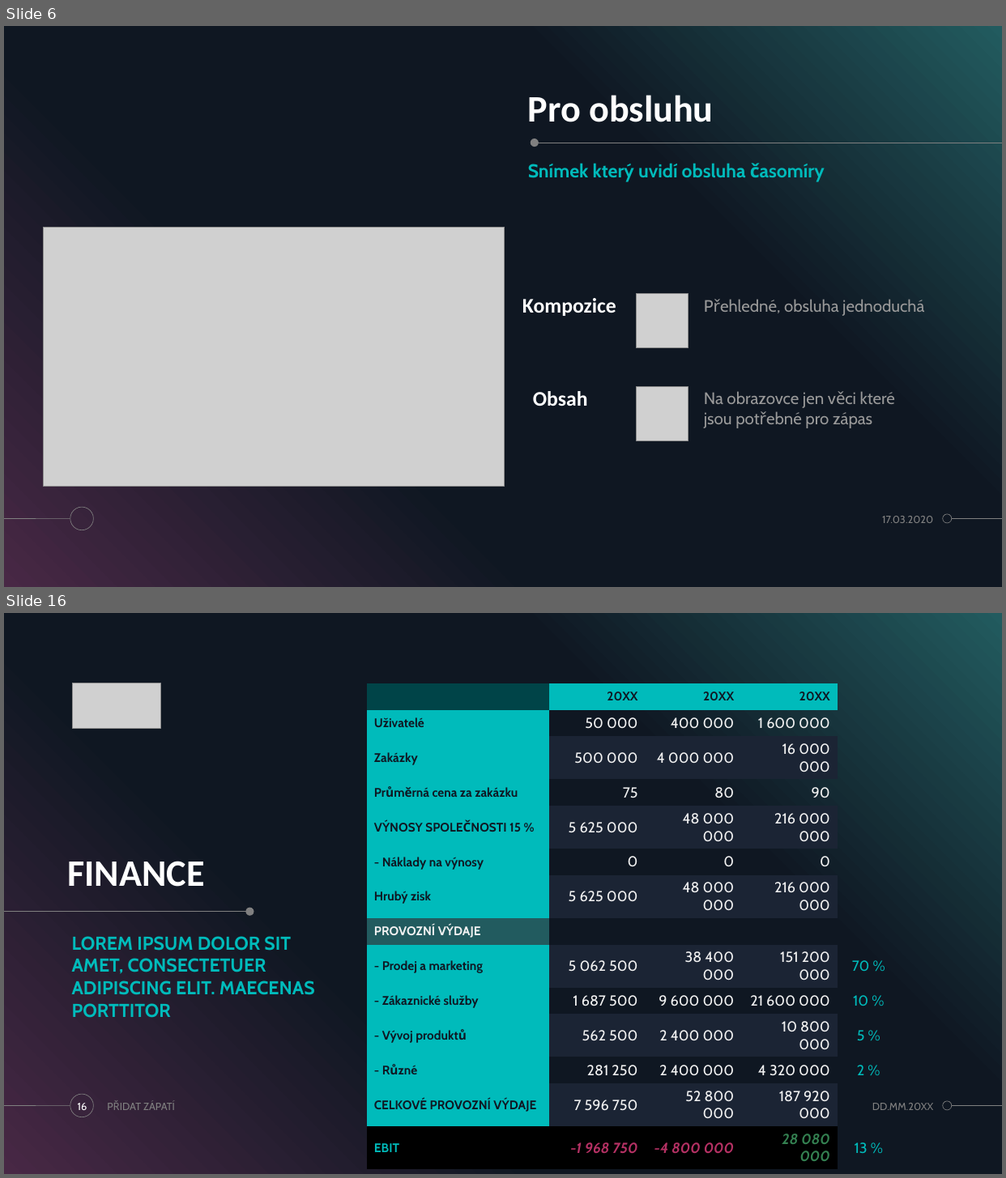
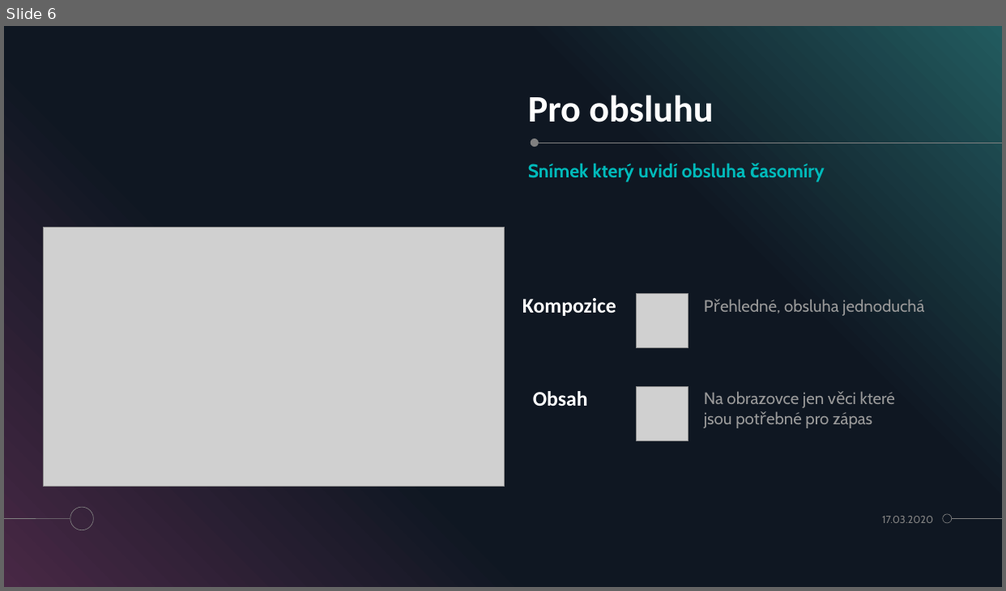
Before and after one commit to OpecenaPalacinka/UUR, a slide deck: Casomira/Prezentace casomiry.pptx. Shown one above the other, each under a label of ours: slides 6 and 16 before the commit, slide 6 after it; the slides between them are not shown. The pictures are 1006x1178 and 1006x591 pixels, drawn with LibreOffice and Linux fonts; fonts in the diff are those of the drawing; grey boxes stand for pictures. Boxes give left, top, right and bottom in pixels: in the first picture for what was removed or moved away, otherwise in the second. Text is boxed around its words. In the diff, an @@ line names an element or a change of style, - is before the commit and + after.

```diff
--- a/Casomira/Prezentace casomiry.pptx
+++ b/Casomira/Prezentace casomiry.pptx
@@ slide 16 removed at box(4, 613, 1002, 1174), background #000000; not listed: 5 template elements that a slide beside it also shows @@
@@ picture removed at box(72, 683, 160, 728) @@
@@ table removed at box(366, 683, 898, 1165), 14 rows, 5 columns @@
- | 20XX | 20XX | 20XX | 
-Uživatelé | 50 000 | 400 000 | 1 600 000 | 
-Zakázky | 500 000 | 4 000 000 | 16 000 000 | 
-Průměrná cena za zakázku | 75 | 80 | 90 | 
-VÝNOSY SPOLEČNOSTI 15 % | 5 625 000 | 48 000 000 | 216 000 000 | 
-- Náklady na výnosy | 0 | 0 | 0 | 
-Hrubý zisk | 5 625 000 | 48 000 000 | 216 000 000 | 
-PROVOZNÍ VÝDAJE |  |  |  | 
-- Prodej a marketing | 5 062 500 | 38 400 000 | 151 200 000 | 70 %
-- Zákaznické služby | 1 687 500 | 9 600 000 | 21 600 000 | 10 %
-- Vývoj produktů | 562 500 | 2 400 000 | 10 800 000 | 5 %
-- Různé | 281 250 | 2 400 000 | 4 320 000 | 2 %
-CELKOVÉ PROVOZNÍ VÝDAJE | 7 596 750 | 52 800 000 | 187 920 000 | 
-EBIT | -1 968 750 | -4 800 000 | 28 080 000 | 13 %
@@ title removed at box(67, 861, 204, 887) @@
-FINANCE
@@ line removed from (4, 912) to (248, 912) @@
@@ ellipse removed at box(246, 908, 254, 916) @@
@@ text removed at box(72, 936, 315, 995) @@
-LOREM IPSUM DOLOR SIT AMET, CONSECTETUER ADIPISCING ELIT. MAECENAS PORTTITOR
@@ page number removed at box(78, 1103, 87, 1110) @@
-16
@@ text removed at box(143, 1101, 175, 1110) @@
-PŘIDAT ZÁPATÍ
@@ text removed at box(872, 1103, 933, 1110) @@
-DD.MM.20XX
```
Also in this commit, not shown: 1 slide changed, 2 slides added, 18 other slides removed.
